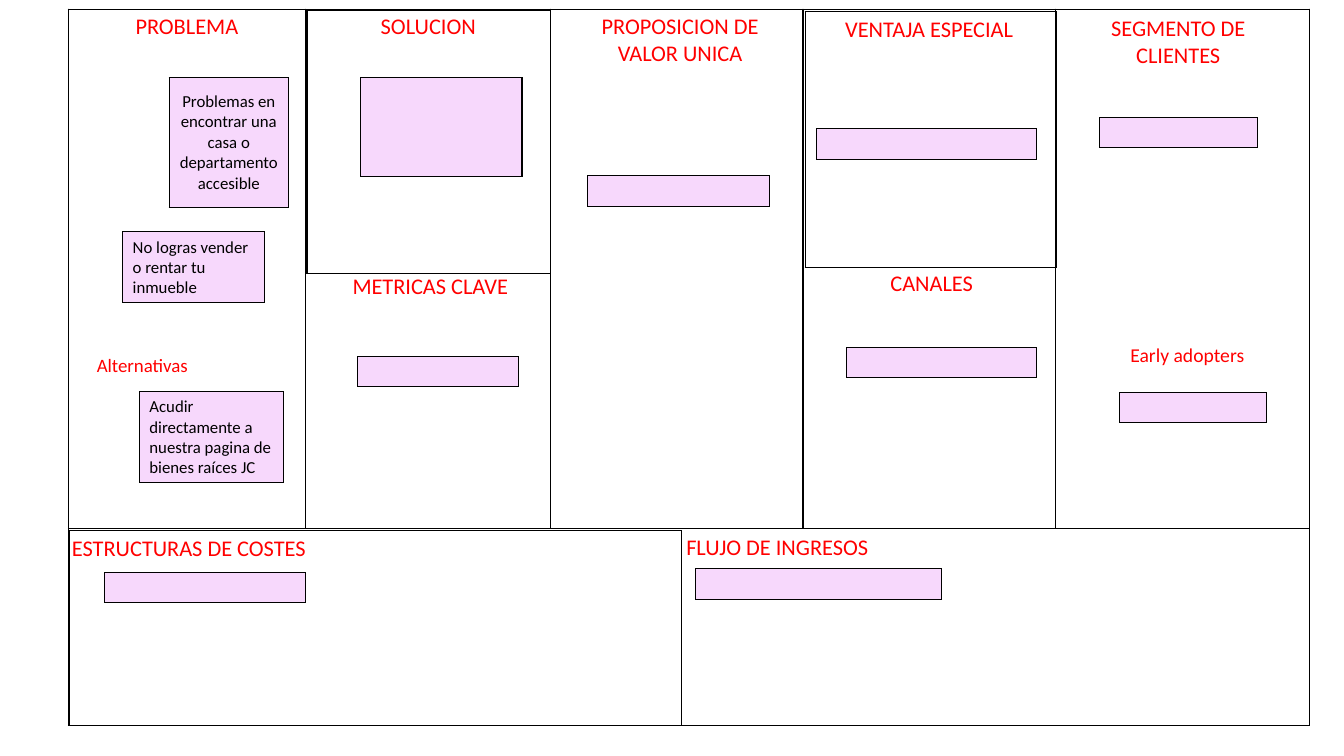
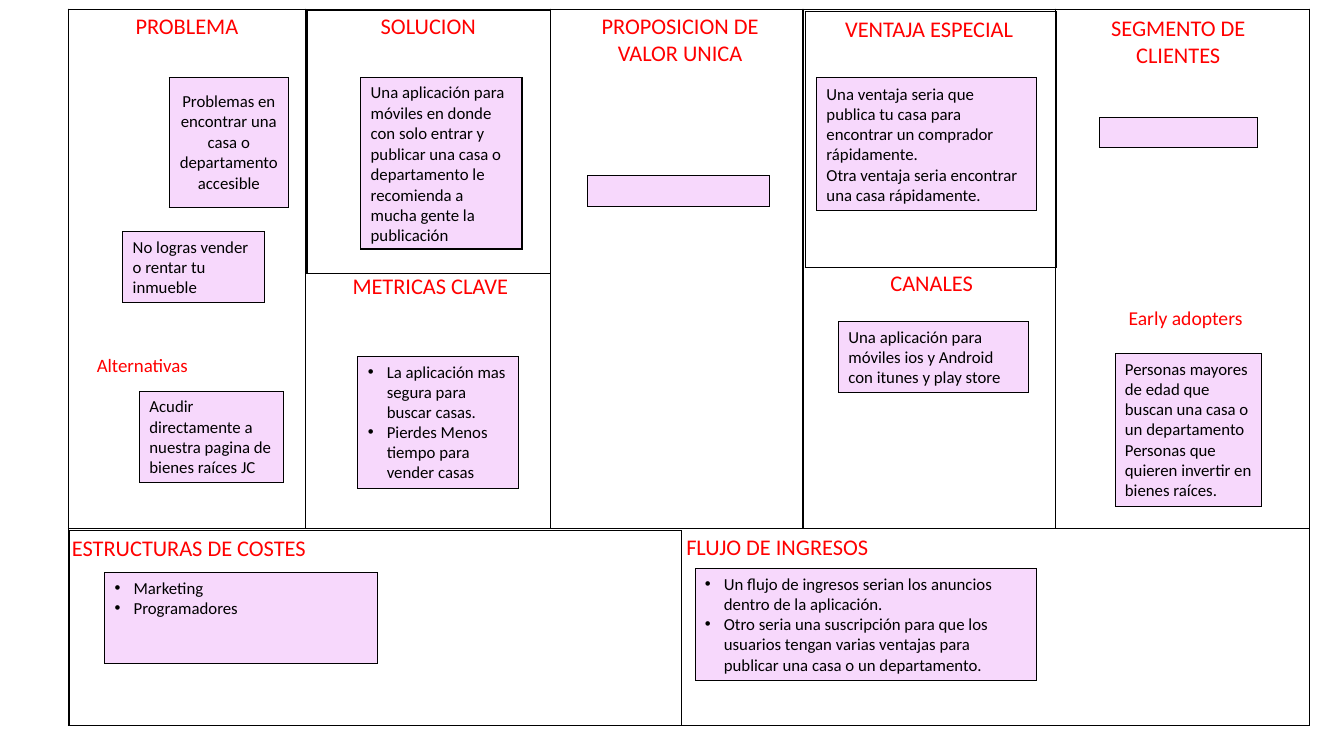
Before and after one commit to cristianllan/JJJJC, a slide deck: slide 2 of JC.pptx. Drawn at 1344x756 pixels with LibreOffice and Linux fonts; fonts in the diff are those of the drawing. Boxes give left, top, right and bottom in pixels: in the first picture for what was removed or moved away, otherwise in the second. Text is boxed around its words. In the diff, an @@ line names an element or a change of style, - is before the commit and + after.

```diff
--- a/JC.pptx
+++ b/JC.pptx
@@ table at box(361, 78, 522, 249) @@
-row 1, column 1: 
+row 1, column 1: Una aplicación para móviles en donde con solo entrar y publicar una casa o departamento le recomienda a mucha gente la publicación
@@ rectangle "Una ventaja seria que publica ...": place and size @@
-rectangle "Una ventaja seria que publica ..." at box(817, 129, 1037, 159)
+rectangle "Una ventaja seria que publica ..." at box(817, 78, 1037, 210)
@@ text in rectangle at box(826, 88, 1018, 204): text added @@
+Una ventaja seria que publica tu casa para encontrar un comprador rápidamente.
+Otra ventaja seria encontrar una casa rápidamente.
@@ rectangle "Una aplicación para móviles ios ...": place and size @@
-rectangle "Una aplicación para móviles ios ..." at box(847, 347, 1037, 377)
+rectangle "Una aplicación para móviles ios ..." at box(839, 322, 1029, 393)
@@ text "Early adopters": place and size @@
-text "Early adopters" at box(1130, 348, 1245, 365)
+text "Early adopters" at box(1129, 311, 1243, 328)
@@ rectangle "La aplicación mas segura para ...": place and size @@
-rectangle "La aplicación mas segura para ..." at box(358, 357, 519, 387)
+rectangle "La aplicación mas segura para ..." at box(358, 357, 519, 489)
@@ text in rectangle at box(848, 331, 1001, 386): text added @@
+Una aplicación para móviles ios y Android con itunes y play store
@@ rectangle "Personas mayores de edad que ...": place and size @@
-rectangle "Personas mayores de edad que ..." at box(1120, 392, 1266, 422)
+rectangle "Personas mayores de edad que ..." at box(1115, 354, 1261, 506)
@@ text in rectangle at box(387, 366, 506, 478): text added @@
+• La aplicación mas segura para buscar casas.
+• Pierdes Menos tiempo para vender casas
@@ text in rectangle at box(1125, 364, 1251, 496): text added @@
+Personas mayores de edad que buscan una casa o un departamento
+Personas que quieren invertir en bienes raíces.
@@ rectangle "Un flujo de ingresos serian ...": place and size @@
-rectangle "Un flujo de ingresos serian ..." at box(696, 569, 943, 599)
+rectangle "Un flujo de ingresos serian ..." at box(696, 569, 1037, 681)
@@ rectangle "Marketing": place and size @@
-rectangle "Marketing" at box(105, 573, 306, 603)
+rectangle "Marketing" at box(105, 573, 378, 664)
@@ text in rectangle at box(134, 582, 238, 617): text added @@
+• Marketing
+• Programadores
@@ text in rectangle at box(724, 578, 992, 674): text added @@
+• Un flujo de ingresos serian los anuncios dentro de la aplicación.
+• Otro seria una suscripción para que los usuarios tengan varias ventajas para publicar una casa o un departamento.
```
